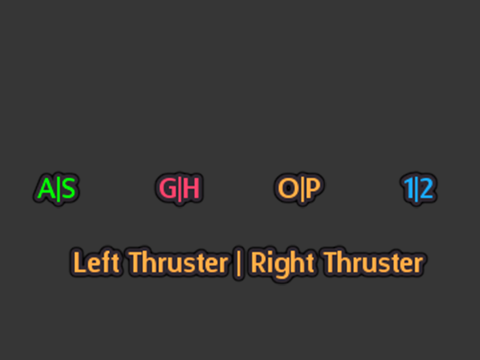
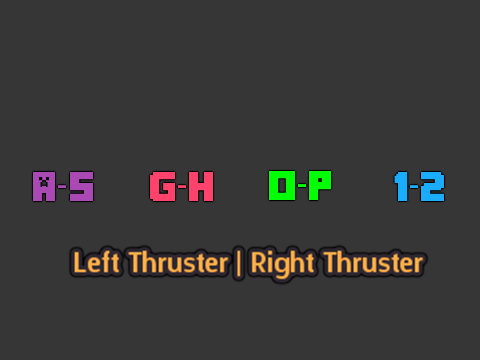
Revision of a layered 480 x 360 image; what changed, layer by layer:
added layer "Layer 4" above "Layer 3" over (148, 170, 215, 203)
added layer "Layer 3" above "Layer 2" over (393, 170, 446, 203)
added layer "Layer 2" above "Layer 1" over (31, 170, 95, 203)
added layer "Layer 1" above "Loading (4)" over (267, 169, 333, 202)
hid group "4p" (4 layers), moved it above "3p" over (31, 170, 439, 209)
painted on "AS" over (38, 176, 75, 203)
